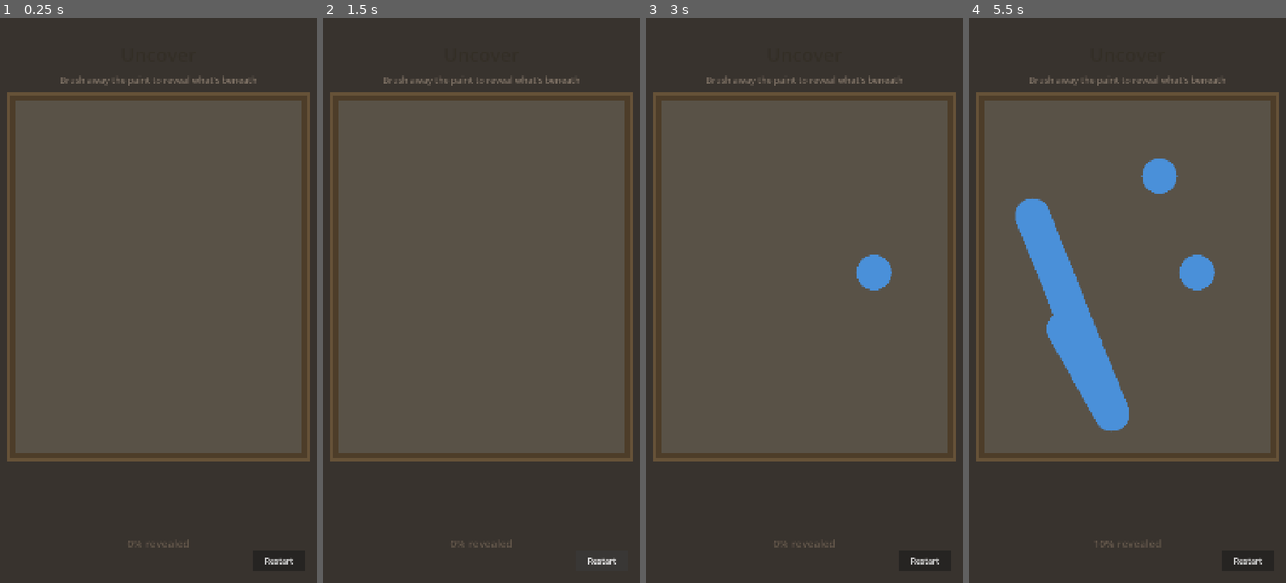
Above: before the commit, frames 1-4 (left to right).
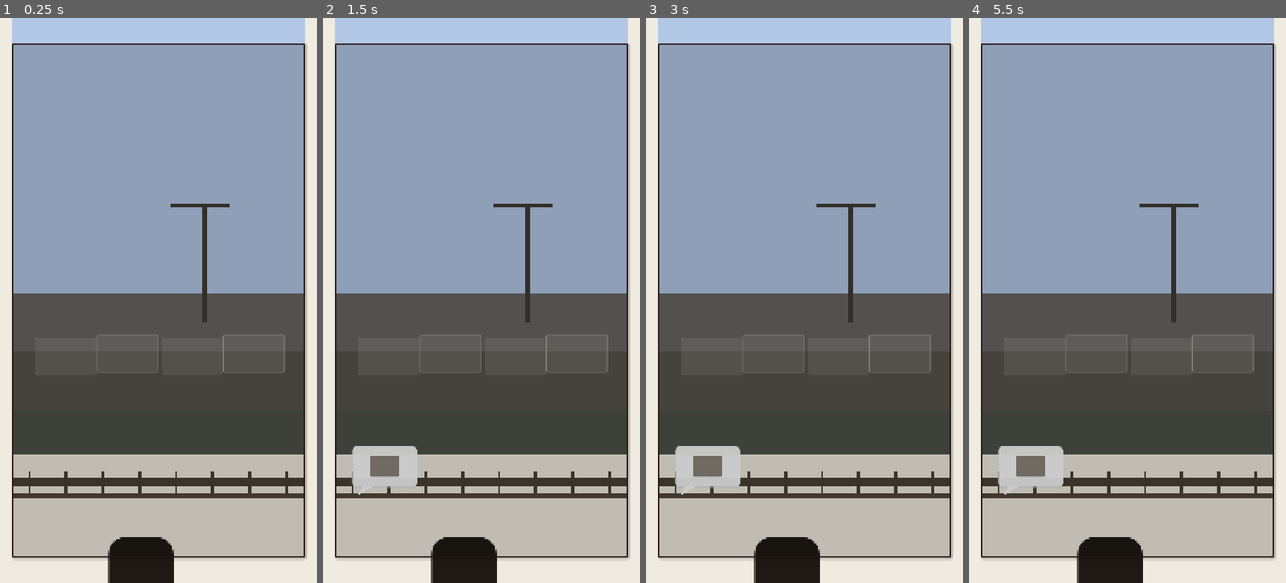
Above: after the commit, the same moments.

Repository: snottleDev/story-powered
Game: Godot game, scene res://prototypes/07_bridge_scene/bridge_scene.tscn
Two runs of this game, one before a commit and one after it. Both use one fixed random seed, a clock stepped at 60 frames per second and the inputs below. Before the commit the project starts from res://prototypes/06_painting_reveal/painting_reveal.tscn.
Inputs (mouse positions are in pixels of both pictures, inside the frame that each line leads up to):
- Up to frame 1 (0.25 s): no input
- Up to frame 2 (1.5 s): click (601, 560) at 0.5 s, where only the run before the commit has a clickable "Restart"; click (601, 560) at 1.25 s, where only the run before the commit has a clickable "Restart"
- Up to frame 3 (3 s): click (924, 560) at 2 s, where only the run before the commit has a clickable "Restart"; tap Enter at 2.75 s; move the mouse to (874, 272) at 2.77 s; click (874, 272) at 2.92 s
- Up to frame 4 (5.5 s): tap Space at 3.5, 5 s; drag from (1064, 328) to (1111, 413) at 3.52 s; tap Enter at 4.25 s; move the mouse to (1159, 176) at 4.27 s; click (1159, 176) at 4.42 s; drag from (1111, 413) to (1032, 215) at 5.02 s

The runs differ from the first frame. In frame 1, 78% of the frame differs, in the area x 0-100%, y 0-100%; in frame 2, 79%; in frame 3, 79%; in frame 4, 82%.

Commit message:
Add P7 bridge scene — scene flow prototype with parallax and interaction
First test of the narrative → interaction → resolution pattern. Father
and daughter watch a bridge being built. Player taps bridge sections,
camera pans down with parallax layers, daylight shifts from dawn to
golden hour, characters are gradually revealed. Comic-panel framing
with clipped viewport. Includes asset spec for illustrator handoff.

Co-Authored-By: Claude Opus 4.6 <noreply@anthropic.com>

Diff:
--- a/project.godot
+++ b/project.godot
@@ -16,7 +16,7 @@
 
 config/name="Story-Powered"
 config/description="Interactive story game with data-driven narrative system"
-run/main_scene="res://prototypes/06_painting_reveal/painting_reveal.tscn"
+run/main_scene="res://prototypes/07_bridge_scene/bridge_scene.tscn"
 config/features=PackedStringArray("4.6", "Mobile")
 config/icon="res://icon.svg"
 
--- /dev/null
+++ b/prototypes/07_bridge_scene/bridge_scene.gd
@@ -0,0 +1,615 @@
+extends Node2D
+## Prototype 7: Bridge Scene — Scene Flow Test
+## A father and daughter watch a bridge being constructed from behind a fence.
+## Player taps bridge sections to complete it. Camera pans to gradually reveal
+## the characters. Tests: narrative visual → integrated interaction → resolution.
+
+const SCREEN_W: float = 1080.0
+const SCREEN_H: float = 1920.0
+
+# ── State ──
+var _config: Dictionary = {}
+var _current_stage: int = 0
+var _is_animating: bool = false
+var _total_pan: float = 0.0
+
+# ── Panel ──
+var _panel_w: float = 1000.0
+var _panel_h: float = 1750.0
+var _panel_x: float = 0.0
+var _panel_y: float = 0.0
+
+# ── Scene nodes ──
+var _panel_clip: Control
+var _scene_container: Control
+var _sky_bg: ColorRect
+var _bridge_sections: Array = []   # [{node, ghost, built}]
+var _father: Panel
+var _daughter: Panel
+var _family_kneeling: Panel
+var _speech_bubble: Control
+var _bubble_thumbnail: Panel
+var _bubble_tail: Polygon2D
+var _advance_arrow: Button
+
+# ── Parallax ──
+var _parallax_layers: Array = []   # [{node, factor, base_y}]
+
+# ── Config values ──
+var _tints: Array = []
+var _pan_per_stage: float = 150.0
+var _final_zoom: float = 0.92
+var _bubble_sides: Array = []
+var _section_colors: Array = []
+
+
+func _ready() -> void:
+	_panel_x = (SCREEN_W - _panel_w) / 2.0
+	_panel_y = (SCREEN_H - _panel_h) / 2.0
+
+	_load_config()
+	_build_background()
+	_build_panel_clip()
+	_build_scene_container()
+	_build_sky()
+	_build_landscape()
+	_build_construction()
+	_build_bridge()
+	_build_fence()
+	_build_characters()
+	_build_speech_bubble()
+	_build_advance_arrow()
+	_build_panel_border()
+	_apply_tint(0, true)
+
+	# Opening pause, then first speech bubble
+	await get_tree().create_timer(0.8).timeout
+	_show_bubble(0)
+
+
+# ── Config ──
+
+func _load_config() -> void:
+	var file := FileAccess.open(
+		"res://prototypes/07_bridge_scene/bridge_scene.json", FileAccess.READ)
+	var json := JSON.new()
+	json.parse(file.get_as_text())
+	_config = json.data
+
+	_tints = _config.tints
+	_pan_per_stage = _config.get("pan_per_stage", 150.0)
+	_final_zoom = _config.get("final_zoom", 0.92)
+	_bubble_sides = _config.bubbles
+
+	for c in _config.get("section_colors", []):
+		_section_colors.append(Color(c[0], c[1], c[2]))
+
+
+# ── Background (outside panel) ──
+
+func _build_background() -> void:
+	var bg := ColorRect.new()
+	bg.size = Vector2(SCREEN_W, SCREEN_H)
+	bg.color = Color(0.94, 0.92, 0.88)   # Off-white paper
+	bg.z_index = -20
+	add_child(bg)
+
+
+# ── Panel Clip & Scene Container ──
+
+func _build_panel_clip() -> void:
+	_panel_clip = Control.new()
+	_panel_clip.position = Vector2(_panel_x, _panel_y)
+	_panel_clip.size = Vector2(_panel_w, _panel_h)
+	_panel_clip.clip_children = CanvasItem.CLIP_CHILDREN_ONLY
+	add_child(_panel_clip)
+
+
+func _build_scene_container() -> void:
+	_scene_container = Control.new()
+	_scene_container.position = Vector2.ZERO
+	_scene_container.size = Vector2(_panel_w, _panel_h + 600)
+	_scene_container.pivot_offset = Vector2(_panel_w / 2, _panel_h / 2)
+	_panel_clip.add_child(_scene_container)
+
+
+# ── Parallax helper ──
+
+func _register_parallax(node: Control, factor: float) -> void:
+	_parallax_layers.append({
+		"node": node,
+		"factor": factor,
+		"base_y": node.position.y
+	})
+
+
+# ── Visual Layers ──
+
+func _build_sky() -> void:
+	# sky_bg.png — 1000×1200, sky with horizon
+	_sky_bg = ColorRect.new()
+	_sky_bg.position = Vector2(0, -200)
+	_sky_bg.size = Vector2(_panel_w, 1600)
+	_sky_bg.color = Color(0.7, 0.78, 0.9)
+	_scene_container.add_child(_sky_bg)
+	_register_parallax(_sky_bg, 0.0)
+
+
+func _build_landscape() -> void:
+	# landscape_mid.png — 1000×400, silhouetted distant hills
+	var landscape := ColorRect.new()
+	landscape.position = Vector2(0, 1050)
+	landscape.size = Vector2(_panel_w, 350)
+	landscape.color = Color(0.30, 0.32, 0.28)
+	_scene_container.add_child(landscape)
+	_register_parallax(landscape, 0.3)
+
+
+func _build_construction() -> void:
+	# construction_fg.png — 1000×500, construction crew silhouettes with crane
+	var construction := ColorRect.new()
+	construction.position = Vector2(0, 850)
+	construction.size = Vector2(_panel_w, 400)
+	construction.color = Color(0.35, 0.33, 0.30, 0.85)
+	_scene_container.add_child(construction)
+	_register_parallax(construction, 0.6)
+
+	# Crane mast
+	var mast := ColorRect.new()
+	mast.position = Vector2(650, 550)
+	mast.size = Vector2(18, 400)
+	mast.color = Color(0.25, 0.23, 0.20)
+	_scene_container.add_child(mast)
+	_register_parallax(mast, 0.6)
+
+	# Crane arm
+	var arm := ColorRect.new()
+	arm.position = Vector2(540, 550)
+	arm.size = Vector2(200, 10)
+	arm.color = Color(0.25, 0.23, 0.20)
+	_scene_container.add_child(arm)
+	_register_parallax(arm, 0.6)
+
+
+func _build_bridge() -> void:
+	# Bridge container — holds all 4 sections at parallax 0.5
+	var bridge_container := Control.new()
+	bridge_container.position = Vector2(0, 0)
+	bridge_container.size = Vector2(_panel_w, 2350)
+	_scene_container.add_child(bridge_container)
+	_register_parallax(bridge_container, 0.5)
+
+	# bridge_section_N_ghost.png / bridge_section_N_built.png — ×4
+	var section_w: float = 210.0
+	var section_h: float = 130.0
+	var positions: Array = [
+		Vector2(80, 1000),
+		Vector2(290, 990),
+		Vector2(510, 1000),
+		Vector2(720, 990)
+	]
+
+	for i in 4:
+		var color: Color = _section_colors[i] if i < _section_colors.size() \
+			else Color(0.55, 0.52, 0.48)
+
+		var section_node := Control.new()
+		section_node.position = positions[i]
+		section_node.size = Vector2(section_w, section_h)
+		section_node.mouse_filter = Control.MOUSE_FILTER_IGNORE
+		bridge_container.add_child(section_node)
+
+		# Ghost — transparent fill, light border (blueprint/outline look)
+		var ghost := Panel.new()
+		ghost.position = Vector2.ZERO
+		ghost.size = Vector2(section_w, section_h)
+		ghost.mouse_filter = Control.MOUSE_FILTER_IGNORE
+		var gs := StyleBoxFlat.new()
+		gs.bg_color = Color(0.8, 0.78, 0.75, 0.15)
+		gs.border_color = Color(0.7, 0.68, 0.65, 0.4)
+		for side in ["left", "top", "right", "bottom"]:
+			gs.set("border_width_" + side, 2)
+		for corner in ["top_left", "top_right", "bottom_left", "bottom_right"]:
+			gs.set("corner_radius_" + corner, 4)
+		ghost.add_theme_stylebox_override("panel", gs)
+		section_node.add_child(ghost)
+
+		# Built — solid with border
+		var built := Panel.new()
+		built.position = Vector2.ZERO
+		built.size = Vector2(section_w, section_h)
+		built.modulate.a = 0.0
+		built.mouse_filter = Control.MOUSE_FILTER_IGNORE
+		var bs := StyleBoxFlat.new()
+		bs.bg_color = color
+		bs.border_color = color.darkened(0.25)
+		for side in ["left", "top", "right", "bottom"]:
+			bs.set("border_width_" + side, 2)
+		for corner in ["top_left", "top_right", "bottom_left", "bottom_right"]:
+			bs.set("corner_radius_" + corner, 4)
+		built.add_theme_stylebox_override("panel", bs)
+		section_node.add_child(built)
+
+		_bridge_sections.append({
+			"node": section_node,
+			"ghost": ghost,
+			"built": built
+		})
+
+
+func _build_fence() -> void:
+	# fence.png — 1000×200, fence with transparent top
+	# Horizontal rail
+	var rail := ColorRect.new()
+	rail.position = Vector2(0, 1480)
+	rail.size = Vector2(_panel_w, 28)
+	rail.color = Color(0.28, 0.25, 0.20)
+	_scene_container.add_child(rail)
+	_register_parallax(rail, 1.0)
+
+	# Fence posts
+	for i in 8:
+		var post := ColorRect.new()
+		post.position = Vector2(55 + i * 125, 1455)
+		post.size = Vector2(10, 75)
+		post.color = Color(0.28, 0.25, 0.20)
+		_scene_container.add_child(post)
+		_register_parallax(post, 1.0)
+
+	# Lower rail
+	var lower_rail := ColorRect.new()
+	lower_rail.position = Vector2(0, 1530)
+	lower_rail.size = Vector2(_panel_w, 20)
+	lower_rail.color = Color(0.32, 0.28, 0.22)
+	_scene_container.add_child(lower_rail)
+	_register_parallax(lower_rail, 1.0)
+
+
+# ── Characters ──
+
+func _make_silhouette(pos: Vector2, sz: Vector2, head_r: int) -> Panel:
+	var panel := Panel.new()
+	panel.position = pos
+	panel.size = sz
+	var style := StyleBoxFlat.new()
+	style.bg_color = Color(0.12, 0.10, 0.08)
+	style.corner_radius_top_left = head_r
+	style.corner_radius_top_right = head_r
+	style.corner_radius_bottom_left = 6
+	style.corner_radius_bottom_right = 6
+	panel.add_theme_stylebox_override("panel", style)
+	panel.mouse_filter = Control.MOUSE_FILTER_IGNORE
+	return panel
+
+
+func _build_characters() -> void:
+	# father_standing.png — 300×800, full silhouette
+	# Head barely visible at bottom of initial viewport (1750 - 1680 = 70px)
+	_father = _make_silhouette(Vector2(330, 1680), Vector2(220, 700), 55)
+	_scene_container.add_child(_father)
+	_register_parallax(_father, 1.0)
+
+	# daughter_standing.png — 200×700, full silhouette
+	# Initially hidden below viewport
+	_daughter = _make_silhouette(Vector2(580, 1790), Vector2(160, 560), 42)
+	_daughter.modulate.a = 0.0
+	_scene_container.add_child(_daughter)
+	_register_parallax(_daughter, 1.0)
+
+	# family_kneeling.png — 500×600, father kneeling with arm around daughter
+	_family_kneeling = _make_silhouette(Vector2(310, 1750), Vector2(400, 430), 45)
+	_family_kneeling.modulate.a = 0.0
+	_scene_container.add_child(_family_kneeling)
+	_register_parallax(_family_kneeling, 1.0)
+
+	# Add a second "head" shape for the daughter in the kneeling group
+	var kid_head := Panel.new()
+	kid_head.position = Vector2(250, 35)
+	kid_head.size = Vector2(90, 100)
+	var khs := StyleBoxFlat.new()
+	khs.bg_color = Color(0.12, 0.10, 0.08)
+	khs.corner_radius_top_left = 40
+	khs.corner_radius_top_right = 40
+	khs.corner_radius_bottom_left = 10
+	khs.corner_radius_bottom_right = 10
+	kid_head.add_theme_stylebox_override("panel", khs)
+	kid_head.mouse_filter = Control.MOUSE_FILTER_IGNORE
+	_family_kneeling.add_child(kid_head)
+
+
+# ── Speech Bubble ──
+
+func _build_speech_bubble() -> void:
+	_speech_bubble = Control.new()
+	_speech_bubble.size = Vector2(220, 170)
+	_speech_bubble.pivot_offset = Vector2(110, 85)
+	_speech_bubble.visible = false
+	_speech_bubble.z_index = 50
+	_panel_clip.add_child(_speech_bubble)
+
+	# Bubble body — white rounded rectangle
+	var body := Panel.new()
+	body.size = Vector2(220, 140)
+	body.position = Vector2.ZERO
+	var bs := StyleBoxFlat.new()
+	bs.bg_color = Color(1.0, 1.0, 1.0, 0.95)
+	bs.shadow_color = Color(0, 0, 0, 0.12)
+	bs.shadow_size = 4
+	for corner in ["top_left", "top_right", "bottom_left", "bottom_right"]:
+		bs.set("corner_radius_" + corner, 16)
+	body.add_theme_stylebox_override("panel", bs)
+	body.mouse_filter = Control.MOUSE_FILTER_IGNORE
+	_speech_bubble.add_child(body)
+
+	# Tail — triangle
+	_bubble_tail = Polygon2D.new()
+	_bubble_tail.color = Color(1.0, 1.0, 1.0, 0.95)
+	_speech_bubble.add_child(_bubble_tail)
+
+	# Thumbnail — colored rectangle representing the bridge section
+	_bubble_thumbnail = Panel.new()
+	_bubble_thumbnail.size = Vector2(100, 70)
+	_bubble_thumbnail.position = Vector2(60, 35)
+	_bubble_thumbnail.mouse_filter = Control.MOUSE_FILTER_IGNORE
+	body.add_child(_bubble_thumbnail)
+
+
+func _show_bubble(index: int) -> void:
+	if index >= _bubble_sides.size():
+		return
+
+	var side: String = _bubble_sides[index].side
+	var color: Color = _section_colors[index] if index < _section_colors.size() \
+		else Color.GRAY
+
+	# Position & tail based on speaker side
+	if side == "left":
+		_speech_bubble.position = Vector2(60, _panel_h - 380)
+		_bubble_tail.polygon = PackedVector2Array([
+			Vector2(35, 140), Vector2(65, 140), Vector2(15, 170)
+		])
+	else:
+		_speech_bubble.position = Vector2(_panel_w - 280, _panel_h - 360)
+		_bubble_tail.polygon = PackedVector2Array([
+			Vector2(155, 140), Vector2(185, 140), Vector2(205, 170)
+		])
+
+	# Thumbnail color
+	var ts := StyleBoxFlat.new()
+	ts.bg_color = color
+	for corner in ["top_left", "top_right", "bottom_left", "bottom_right"]:
+		ts.set("corner_radius_" + corner, 6)
+	_bubble_thumbnail.add_theme_stylebox_override("panel", ts)
+
+	# Pop-in animation
+	_speech_bubble.scale = Vector2.ZERO
+	_speech_bubble.visible = true
+	var tween := create_tween()
+	tween.tween_property(_speech_bubble, "scale", Vector2(1.05, 1.05), 0.2) \
+		.set_ease(Tween.EASE_OUT).set_trans(Tween.TRANS_BACK)
+	tween.tween_property(_speech_bubble, "scale", Vector2(1.0, 1.0), 0.1)
+
+
+# ── Advance Arrow ──
+
+func _build_advance_arrow() -> void:
+	_advance_arrow = Button.new()
+	_advance_arrow.text = "→"
+	_advance_arrow.size = Vector2(80, 80)
+	_advance_arrow.position = Vector2(_panel_w - 120, _panel_h - 120)
+	_advance_arrow.pivot_offset = Vector2(40, 40)
+	_advance_arrow.add_theme_font_size_override("font_size", 48)
+	_advance_arrow.modulate.a = 0.0
+	_advance_arrow.z_index = 100
+	_advance_arrow.pressed.connect(_on_advance_pressed)
+	_panel_clip.add_child(_advance_arrow)
+
+
+func _show_advance_arrow() -> void:
+	var fade := create_tween()
+	fade.tween_property(_advance_arrow, "modulate:a", 1.0, 0.5)
+
+	# Breathing pulse loop
+	var pulse := create_tween()
+	pulse.set_loops()
+	pulse.tween_property(_advance_arrow, "scale", Vector2(1.08, 1.08), 0.75) \
+		.set_ease(Tween.EASE_IN_OUT)
+	pulse.tween_property(_advance_arrow, "scale", Vector2(1.0, 1.0), 0.75) \
+		.set_ease(Tween.EASE_IN_OUT)
+
+
+func _on_advance_pressed() -> void:
+	print("ADVANCE TO NEXT SCENE")
+
+
+# ── Panel Border ──
+
+func _build_panel_border() -> void:
+	var border := Panel.new()
+	border.position = Vector2(_panel_x, _panel_y)
+	border.size = Vector2(_panel_w, _panel_h)
+	border.z_index = 100
+	border.mouse_filter = Control.MOUSE_FILTER_IGNORE
+
+	var style := StyleBoxFlat.new()
+	style.bg_color = Color(0, 0, 0, 0)   # Transparent fill
+	style.border_color = Color(0.15, 0.1, 0.08)
+	for side in ["left", "top", "right", "bottom"]:
+		style.set("border_width_" + side, 5)
+	for corner in ["top_left", "top_right", "bottom_left", "bottom_right"]:
+		style.set("corner_radius_" + corner, 8)
+	style.shadow_color = Color(0, 0, 0, 0.2)
+	style.shadow_size = 6
+	style.shadow_offset = Vector2(3, 4)
+	border.add_theme_stylebox_override("panel", style)
+
+	add_child(border)
+
+
+# ── Input ──
+
+func _input(event: InputEvent) -> void:
+	if _is_animating or _current_stage >= 4:
+		return
+
+	var tap_pos := Vector2.ZERO
+	var tapped := false
+
+	if event is InputEventScreenTouch and event.pressed:
+		tap_pos = event.position
+		tapped = true
+	elif event is InputEventMouseButton:
+		if event.button_index == MOUSE_BUTTON_LEFT and event.pressed:
+			tap_pos = event.position
+			tapped = true
+
+	if not tapped:
+		return
+
+	# Must be within the panel
+	var panel_rect := Rect2(_panel_x, _panel_y, _panel_w, _panel_h)
+	if not panel_rect.has_point(tap_pos):
+		return
+
+	# Only the currently active section responds
+	var section_data: Dictionary = _bridge_sections[_current_stage]
+	var section_node: Control = section_data.node
+	var global_rect := Rect2(section_node.global_position, section_node.size)
+	if global_rect.has_point(tap_pos):
+		get_viewport().set_input_as_handled()
+		_advance_stage()
+
+
+# ── Stage Advancement ──
+
+func _advance_stage() -> void:
+	_is_animating = true
+	var stage := _current_stage
+
+	# 1. Hide speech bubble
+	if _speech_bubble.visible:
+		var hide_tween := create_tween()
+		hide_tween.tween_property(_speech_bubble, "scale", Vector2.ZERO, 0.15) \
+			.set_ease(Tween.EASE_IN)
+		hide_tween.tween_callback(func(): _speech_bubble.visible = false)
+		await hide_tween.finished
+
+	# 2. Build bridge section (ghost → built)
+	var section: Dictionary = _bridge_sections[stage]
+	var build_tween := create_tween()
+	build_tween.set_parallel(true)
+	build_tween.tween_property(section.ghost, "modulate:a", 0.0, 0.3)
+	build_tween.tween_property(section.built, "modulate:a", 1.0, 0.5)
+	await build_tween.finished
+
+	# 3. Camera pan + tint
+	if stage < 3:
+		await _animate_pan_and_tint(stage + 1)
+	else:
+		await _animate_final_reveal()
+
+	_current_stage += 1
+
+	# 4. Show next bubble or finish
+	if _current_stage < 4:
+		await get_tree().create_timer(0.3).timeout
+		_show_bubble(_current_stage)
+		_is_animating = false
+
+
+# ── Pan & Tint Animation ──
+
+func _animate_pan_and_tint(tint_index: int) -> void:
+	_total_pan += _pan_per_stage
+
+	var tween := create_tween()
+	tween.set_parallel(true)
+
+	# Move scene container up
+	tween.tween_property(_scene_container, "position:y", -_total_pan, 0.6) \
+		.set_ease(Tween.EASE_IN_OUT).set_trans(Tween.TRANS_QUAD)
+
+	# Counter-offset parallax layers
+	for data in _parallax_layers:
+		if data.factor < 1.0:
+			var target_y: float = data.base_y + _total_pan * (1.0 - data.factor)
+			tween.tween_property(data.node, "position:y", target_y, 0.6) \
+				.set_ease(Tween.EASE_IN_OUT).set_trans(Tween.TRANS_QUAD)
+
+	# Reveal daughter during stage 1→2 transition
+	if tint_index == 2:
+		tween.tween_property(_daughter, "modulate:a", 1.0, 0.6)
+
+	# Daylight tint
+	_apply_tint(tint_index, false)
+
+	await tween.finished
+
+
+# ── Final Reveal (Stage 4) ──
+
+func _animate_final_reveal() -> void:
+	_total_pan += _pan_per_stage
+
+	# Update pivot to center of current viewport for zoom
+	_scene_container.pivot_offset = Vector2(_panel_w / 2, _panel_h / 2 + _total_pan)
+
+	var tween := create_tween()
+	tween.set_parallel(true)
+
+	# Pan
+	tween.tween_property(_scene_container, "position:y", -_total_pan, 0.8) \
+		.set_ease(Tween.EASE_IN_OUT).set_trans(Tween.TRANS_QUAD)
+
+	# Zoom out
+	tween.tween_property(
+		_scene_container, "scale",
+		Vector2(_final_zoom, _final_zoom), 0.8
+	).set_ease(Tween.EASE_IN_OUT).set_trans(Tween.TRANS_QUAD)
+
+	# Parallax
+	for data in _parallax_layers:
+		if data.factor < 1.0:
+			var target_y: float = data.base_y + _total_pan * (1.0 - data.factor)
+			tween.tween_property(data.node, "position:y", target_y, 0.8) \
+				.set_ease(Tween.EASE_IN_OUT).set_trans(Tween.TRANS_QUAD)
+
+	# Reveal daughter if not already visible
+	if _daughter.modulate.a < 0.5:
+		tween.tween_property(_daughter, "modulate:a", 1.0, 0.8)
+
+	# Golden hour tint
+	_apply_tint(4, false)
+
+	await tween.finished
+
+	# Character swap: standing → kneeling
+	await get_tree().create_timer(0.5).timeout
+
+	var swap_tween := create_tween()
+	swap_tween.set_parallel(true)
+	swap_tween.tween_property(_father, "modulate:a", 0.0, 1.0)
+	swap_tween.tween_property(_daughter, "modulate:a", 0.0, 1.0)
+	swap_tween.tween_property(_family_kneeling, "modulate:a", 1.0, 1.2)
+	await swap_tween.finished
+
+	# Advance arrow
+	await get_tree().create_timer(0.8).timeout
+	_show_advance_arrow()
+	_is_animating = false
+
+
+# ── Tint ──
+
+func _apply_tint(index: int, instant: bool) -> void:
+	if index >= _tints.size():
+		return
+	var t: Array = _tints[index]
+	var color := Color(t[0], t[1], t[2])
+
+	if instant:
+		_sky_bg.color = color
+	else:
+		var tween := create_tween()
+		tween.tween_property(_sky_bg, "color", color, 0.8) \
+			.set_ease(Tween.EASE_IN_OUT)
--- /dev/null
+++ b/prototypes/07_bridge_scene/bridge_scene.json
@@ -0,0 +1,23 @@
+{
+	"tints": [
+		[0.7, 0.78, 0.9],
+		[0.8, 0.85, 0.95],
+		[1.0, 0.98, 0.92],
+		[1.0, 0.92, 0.75],
+		[1.0, 0.82, 0.55]
+	],
+	"pan_per_stage": 150,
+	"final_zoom": 0.92,
+	"bubbles": [
+		{ "side": "left" },
+		{ "side": "right" },
+		{ "side": "left" },
+		{ "side": "right" }
+	],
+	"section_colors": [
+		[0.55, 0.52, 0.48],
+		[0.58, 0.55, 0.50],
+		[0.53, 0.50, 0.46],
+		[0.56, 0.53, 0.49]
+	]
+}
--- /dev/null
+++ b/prototypes/07_bridge_scene/bridge_scene.tscn
@@ -0,0 +1,6 @@
+[gd_scene load_steps=2 format=3 uid="uid://bridge_scene"]
+
+[ext_resource type="Script" path="res://prototypes/07_bridge_scene/bridge_scene.gd" id="1_scene"]
+
+[node name="BridgeScene" type="Node2D"]
+script = ExtResource("1_scene")
Not shown, added: prototypes/07_bridge_scene/bridge_scene.gd.uid
Not shown, changed: .claude/BOOT.md
Not shown, added: .claude/session_logs/2026-02-20_2100_session_07.md
Not shown, added: prototypes/07_bridge_scene/asset_spec.md
Not shown, added: prototypes/07_bridge_scene/assets/.gitkeep
